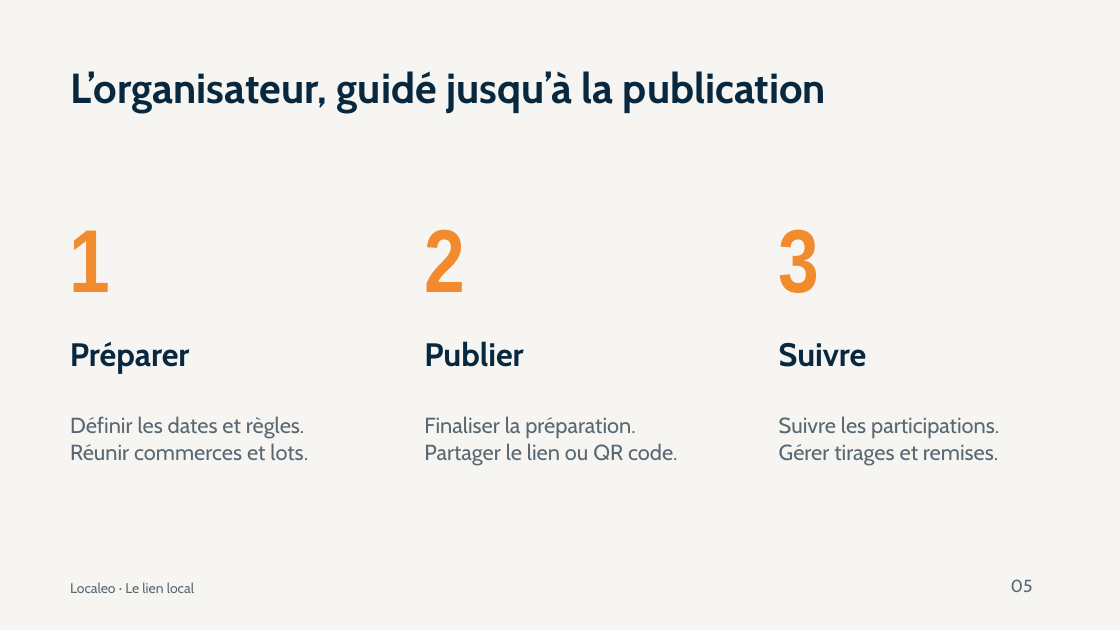
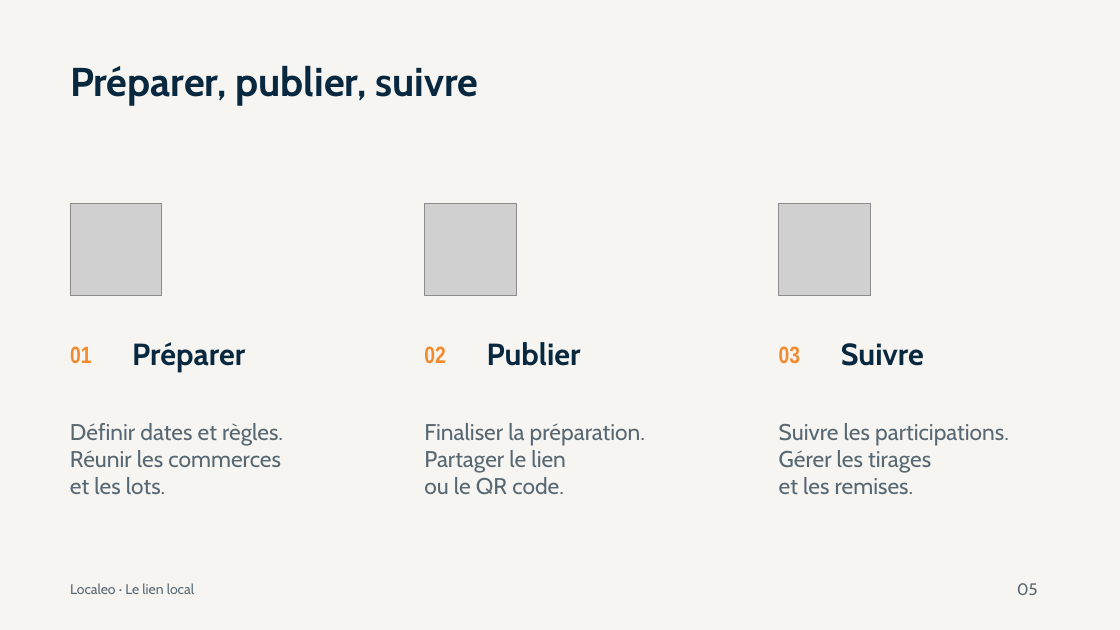
Before and after one commit to contactlocaleo/localeo-projet, a slide deck: slide 5 of livrables/communication/presentation-localeo-animation.pptx. Drawn at 1120x630 pixels with LibreOffice and Linux fonts; fonts in the diff are those of the drawing; grey boxes stand for pictures. Boxes give left, top, right and bottom in pixels: in the first picture for what was removed or moved away, otherwise in the second. Text is boxed around its words. In the diff, an @@ line names an element or a change of style, - is before the commit and + after.

Commit message:
docs: publier les evolutions Live, les epics et les supports commerciaux

```diff
--- a/livrables/communication/presentation-localeo-animation.pptx
+++ b/livrables/communication/presentation-localeo-animation.pptx
@@ text removed at <box>70,71,826,113</box> @@
-L’organisateur, guidé jusqu’à la publication
@@ text added at <box>70,65,479,105</box>, 34.5 pt, text #082840, bold @@
+Préparer, publier, suivre
@@ picture added at <box>70,204,161,296</box> @@
@@ picture added at <box>424,204,516,296</box> @@
@@ picture added at <box>779,204,870,296</box> @@
@@ text removed at <box>70,230,111,292</box> @@
-1
@@ text removed at <box>424,229,465,292</box> @@
-2
@@ text removed at <box>779,229,820,293</box> @@
-3
@@ text added at <box>70,346,92,363</box>, 20.2 pt, text #F28A2E, bold @@
+01
@@ text "Préparer": place and size @@
-text "Préparer" at <box>70,342,190,373</box>
+text "Préparer" at <box>132,342,245,372</box>
@@ text added at <box>424,346,446,364</box>, 20.2 pt, text #F28A2E, bold @@
+02
@@ size 27.8 to 26.2 pt in 3 elements at <box>841,343,924,366</box>, <box>132,342,245,372</box>, <box>487,342,581,366</box> @@
@@ text "Publier": place and size @@
-text "Publier" at <box>424,341,523,367</box>
+text "Publier" at <box>487,342,581,366</box>
@@ text added at <box>779,346,801,364</box>, 20.2 pt, text #F28A2E, bold @@
+03
@@ text "Suivre": place and size @@
-text "Suivre" at <box>779,343,867,367</box>
+text "Suivre" at <box>841,343,924,366</box>
@@ text at <box>70,423,283,494</box>: text changed; size 18.8 to 19.5 pt @@
-Définir les dates et règles.
-Réunir commerces et lots.
+Définir dates et règles.
+Réunir les commerces
+et les lots.
@@ text at <box>424,423,645,446</box>: size 18.8 to 19.5 pt in "Finaliser la préparation." @@
@@ text at <box>779,423,1009,446</box>: size 18.8 to 19.5 pt in "Suivre les participations." @@
@@ text at <box>424,450,566,495</box>: text changed; size 18.8 to 19.5 pt @@
-Partager le lien ou QR code.
+Partager le lien
+ou le QR code.
@@ text at <box>779,450,931,494</box>: text changed; size 18.8 to 19.5 pt @@
-Gérer tirages et remises.
+Gérer les tirages
+et les remises.
@@ text "05" at <box>1017,583,1038,595</box>: size 15 to 14.2 pt @@
```
Also in this commit, not shown: 11 other slides changed, 21 other files.
